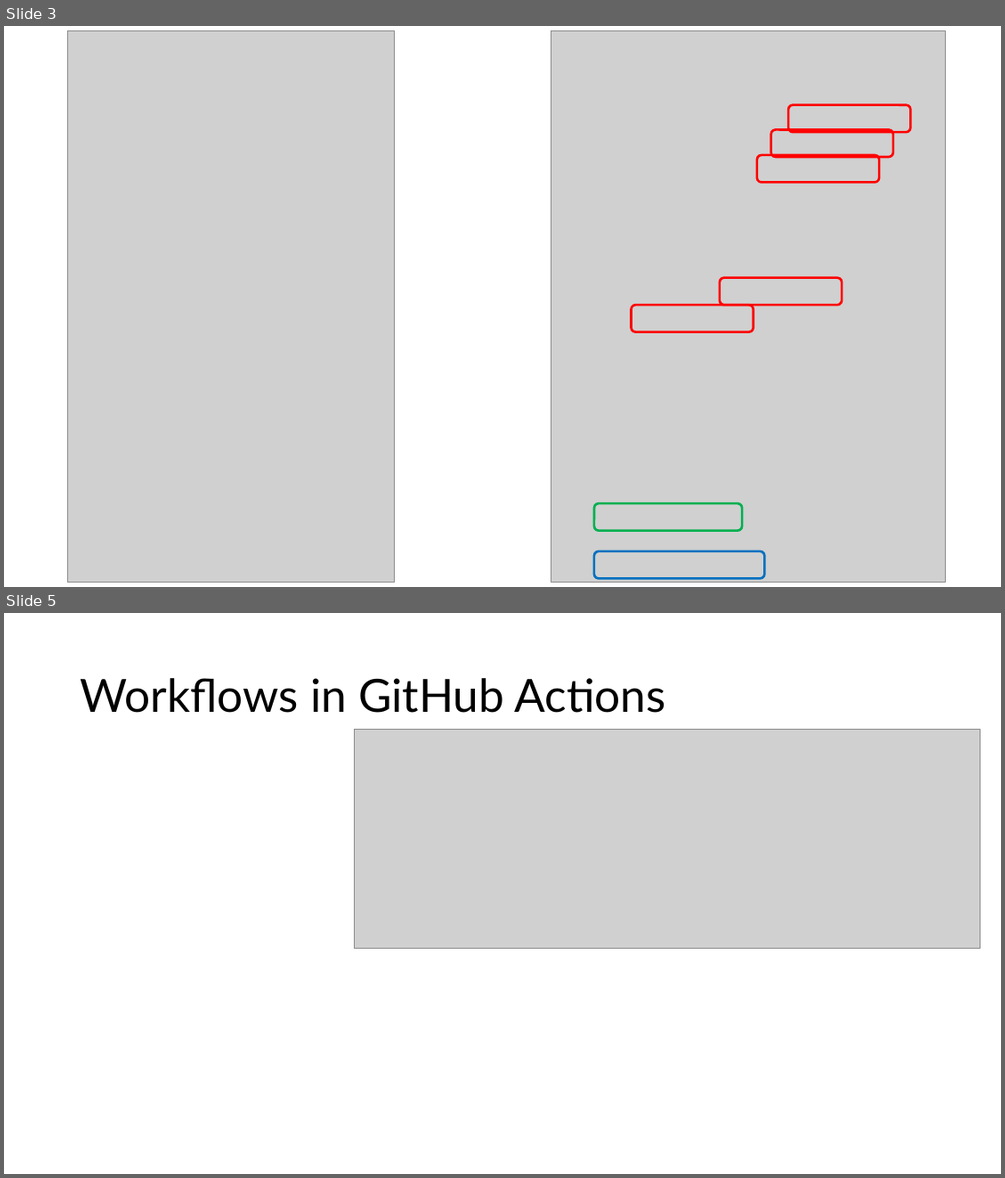
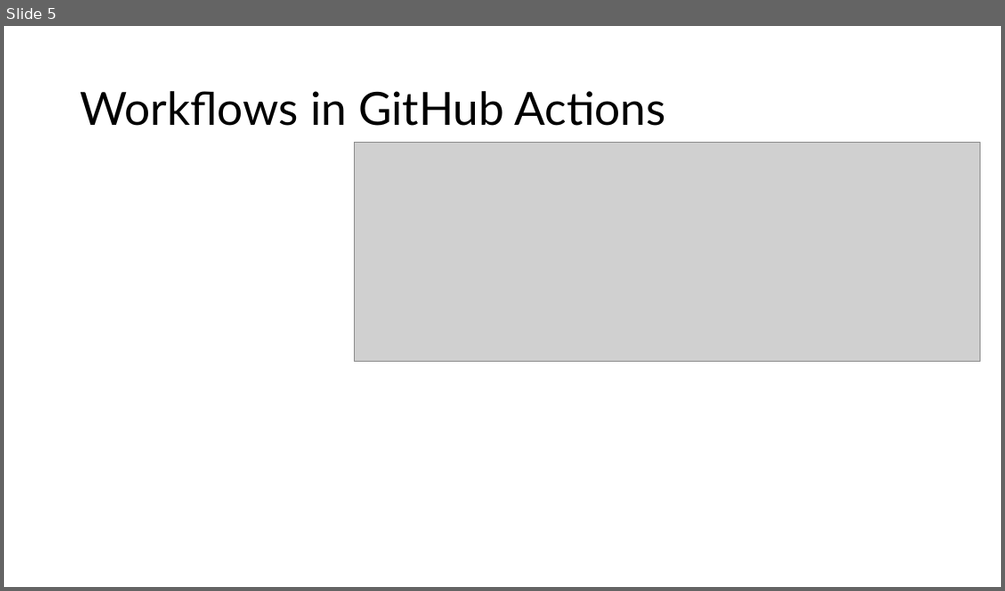
Before and after one commit to haberzdomi/CI-pipeline_project, a slide deck: Präsentation1.pptx. Shown one above the other, each under a label of ours: slides 3 and 5 before the commit, slide 5 after it; the slides between them are not shown. The pictures are 1005x1178 and 1005x591 pixels, drawn with LibreOffice and Linux fonts; fonts in the diff are those of the drawing; grey boxes stand for pictures. Boxes give left, top, right and bottom in pixels: in the first picture for what was removed or moved away, otherwise in the second. Text is boxed around its words. In the diff, an @@ line names an element or a change of style, - is before the commit and + after.

```diff
--- a/Präsentation1.pptx
+++ b/Präsentation1.pptx
@@ slide 3 removed at [4,26,1001,587], background #FFFFFF @@
@@ picture removed at [67,31,395,581] @@
@@ picture removed at [551,31,946,581] @@
@@ rounded rectangle removed at [788,105,910,132] @@
@@ rounded rectangle removed at [771,130,893,157] @@
@@ rounded rectangle removed at [757,155,879,183] @@
@@ rounded rectangle removed at [720,278,841,305] @@
@@ rounded rectangle removed at [631,305,753,332] @@
@@ rounded rectangle removed at [594,503,742,530] @@
@@ rounded rectangle removed at [594,551,764,578] @@
```
Also in this commit, not shown: 4 slides changed, 1 slide added.
